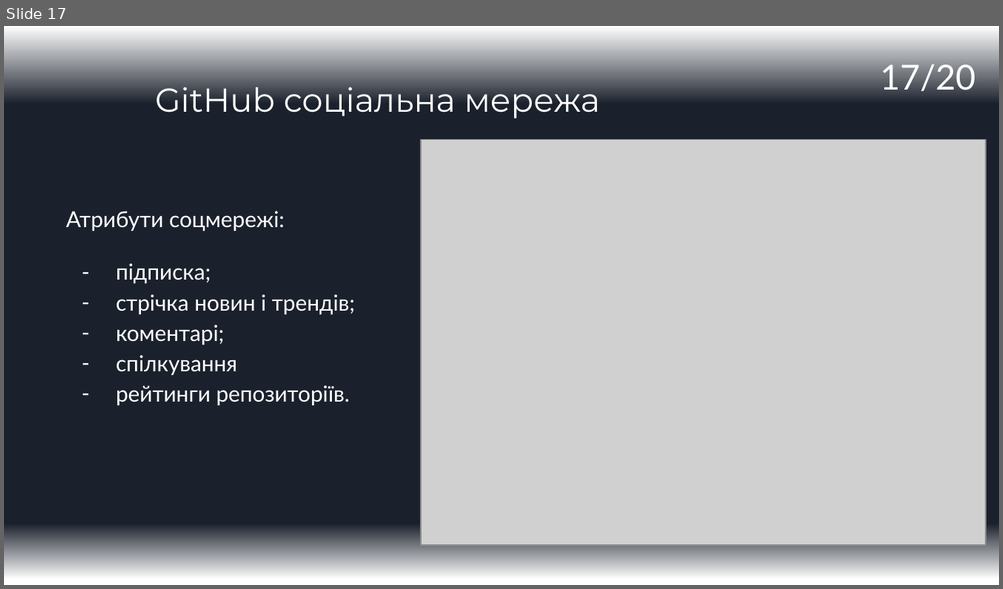
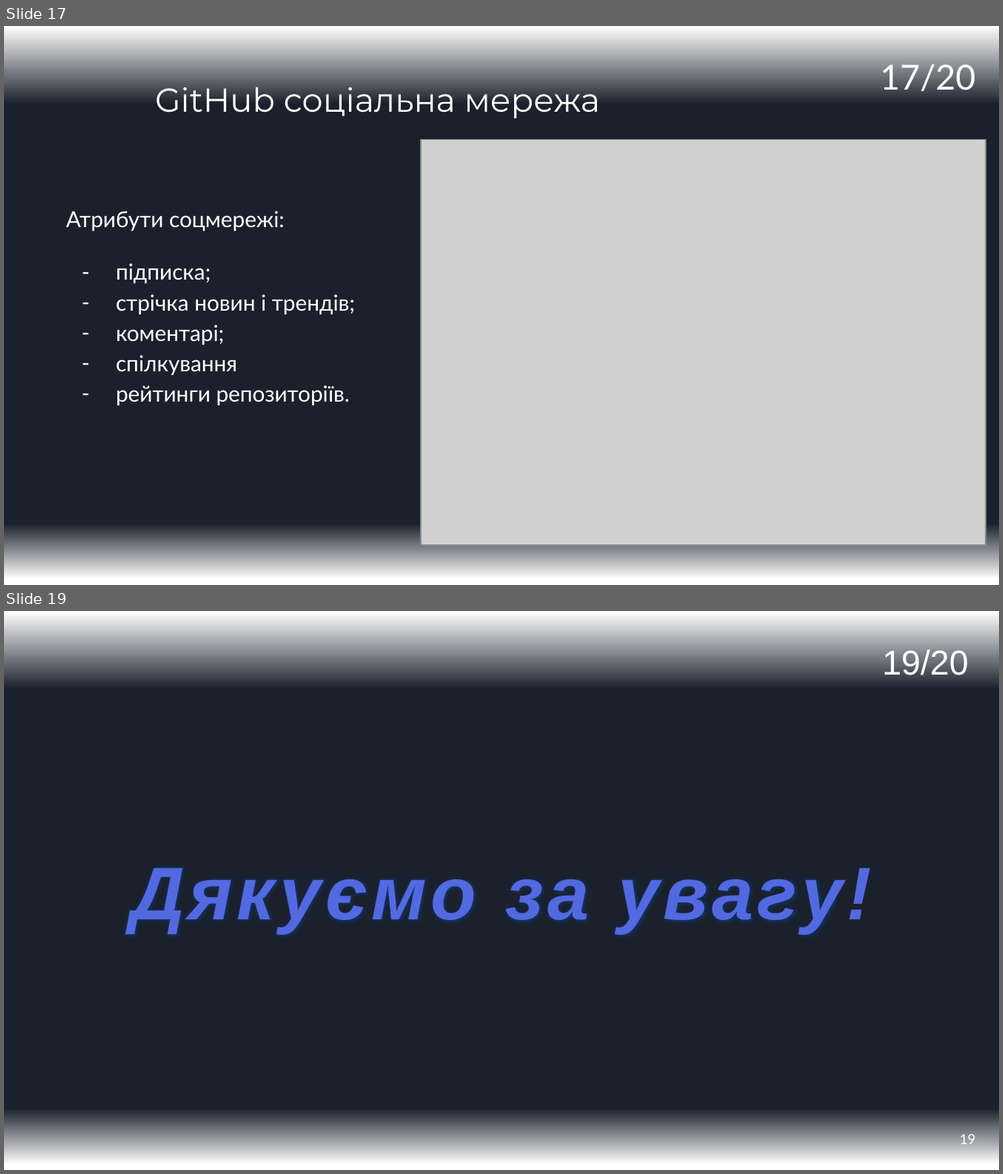
Before and after one commit to ValueOverStatic/IT-carrer-Seminars, a slide deck: Seminar1_Github_v02.pptx. Shown one above the other, each under a label of ours: slide 17 before the commit, slides 17 and 19 after it; the slides between them are not shown. The pictures are 1003x589 and 1003x1174 pixels, drawn with LibreOffice and Linux fonts; fonts in the diff are those of the drawing; grey boxes stand for pictures. Boxes give left, top, right and bottom in pixels: in the first picture for what was removed or moved away, otherwise in the second. Text is boxed around its words. In the diff, an @@ line names an element or a change of style, - is before the commit and + after.

Commit message:
Slides #3,12,18,19 were edited

```diff
--- a/Seminar1_Github_v02.pptx
+++ b/Seminar1_Github_v02.pptx
@@ slide 19 added at <box>4,611,999,1170</box>, background gradient #FFFFFF to #1B212C @@
@@ page number added at <box>882,649,968,681</box>, 25 pt, text #FFFFFF @@
+19/20
@@ text added at <box>131,868,871,933</box>, 54 pt, text gradient #526AE1 to #003380, bold, italic @@
+Дякуємо за увагу!
@@ page number added at <box>959,1133,976,1145</box>, 10 pt, text #FFFFFF @@
+19
```
Also in this commit, not shown: 10 slides changed.
